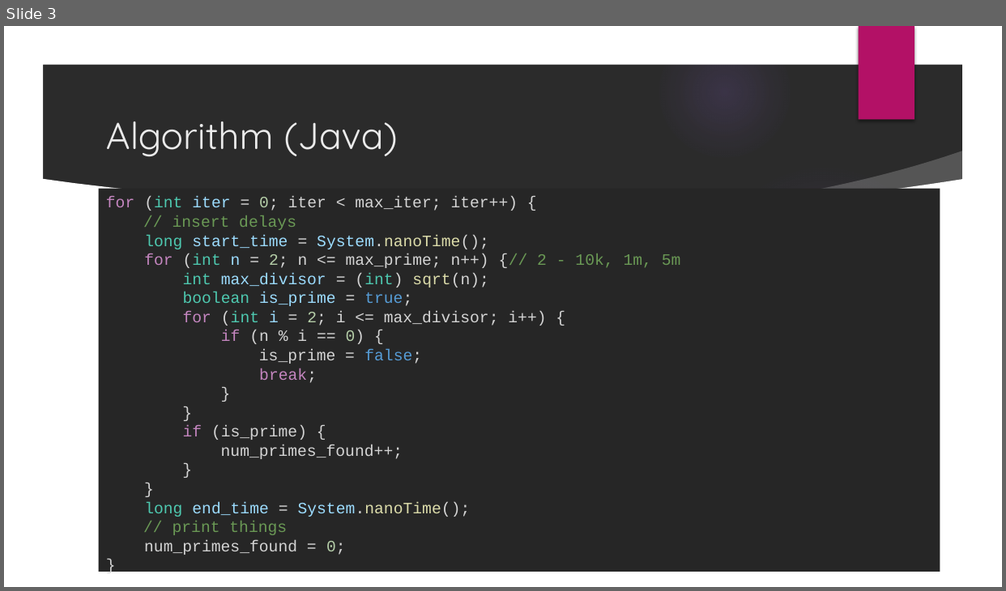
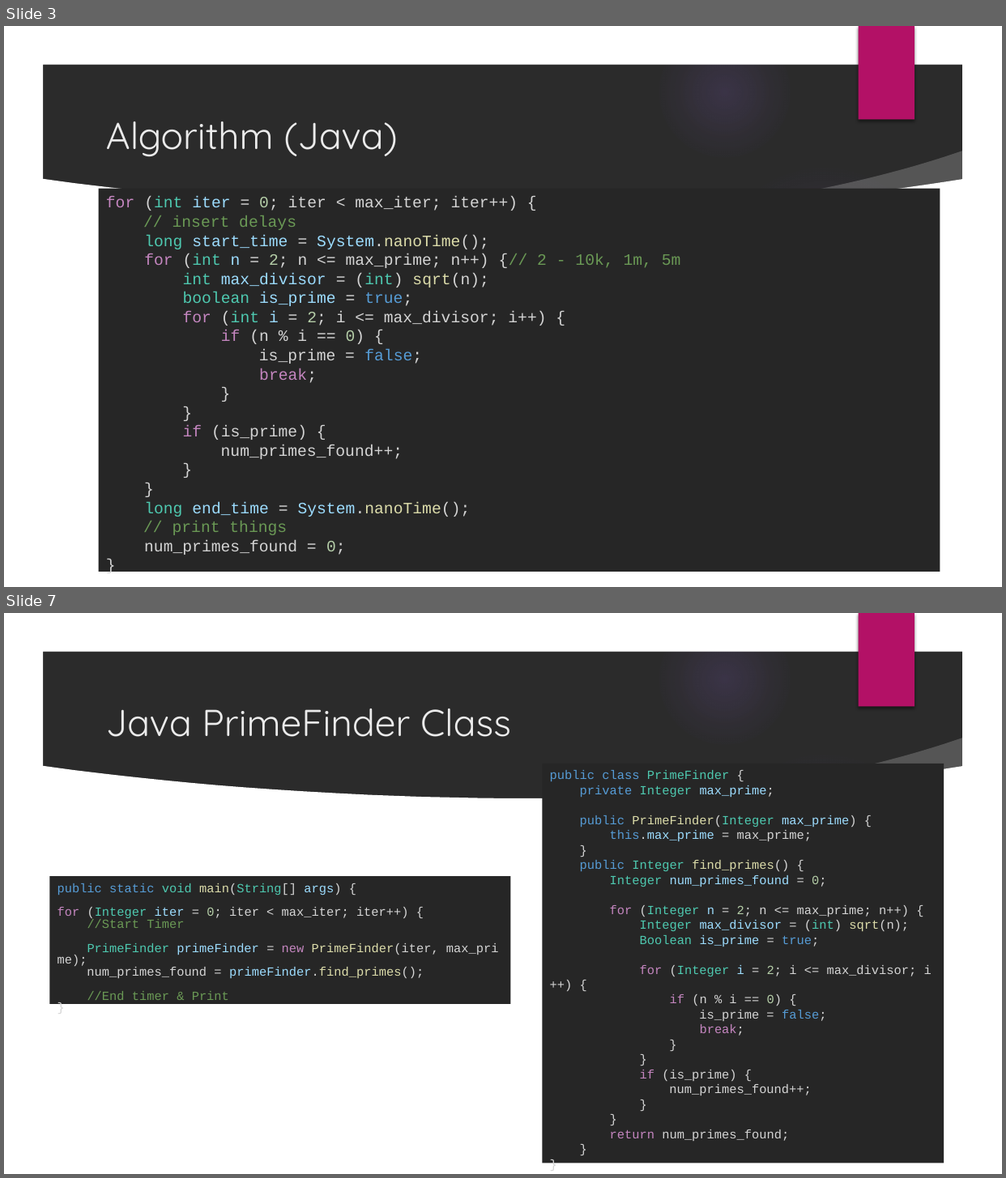
Before and after one commit to afeldscher/PerformanceDesignPatterns, a slide deck: prime_test/Prime Results_Objects.pptx. Shown one above the other, each under a label of ours: slide 3 before the commit, slides 3 and 7 after it; the slides between them are not shown. The pictures are 1006x591 and 1006x1178 pixels, drawn with LibreOffice and Linux fonts; fonts in the diff are those of the drawing; background and template pictures are left out; a plain dark background stands for a picture behind light text. Boxes give left, top, right and bottom in pixels: in the first picture for what was removed or moved away, otherwise in the second. Text is boxed around its words. In the diff, an @@ line names an element or a change of style, - is before the commit and + after.

```diff
--- a/prime_test/Prime Results_Objects.pptx
+++ b/prime_test/Prime Results_Objects.pptx
@@ slide 7 added at <box>4,613,1002,1174</box>, background picture (left out); not listed: 9 template elements that a slide beside it also shows @@
@@ title added at <box>106,709,511,737</box>, 36 pt, text #EBEBEB @@
+Java PrimeFinder Class
@@ text added at <box>543,764,944,1163</box>, fill #262626, 12 pt, text #D4D4D4 @@
+public class PrimeFinder {
+private Integer max_prime;
+public PrimeFinder(Integer max_prime) {
+this.max_prime = max_prime;
+}
+public Integer find_primes() {
+Integer num_primes_found = 0;
+for (Integer n = 2; n <= max_prime; n++) {
+Integer max_divisor = (int) sqrt(n);
+Boolean is_prime = true;
+for (Integer i = 2; i <= max_divisor; i++) {
+if (n % i == 0) {
+is_prime = false;
+break;
+}
+}
+if (is_prime) {
+num_primes_found++;
+}
+}
+return num_primes_found;
+}
+}
@@ rectangle added at <box>49,876,511,1004</box>, fill #262626, 12 pt, text #D4D4D4 @@
+public static void main(String[] args) {
+for (Integer iter = 0; iter < max_iter; iter++) {
+//Start Timer
+PrimeFinder primeFinder = new PrimeFinder(iter, max_prime);
+num_primes_found = primeFinder.find_primes();
+//End timer & Print
+}
```
Also in this commit, not shown: 6 slides changed, 10 other slides added, 2 slides removed, 1 other file.
